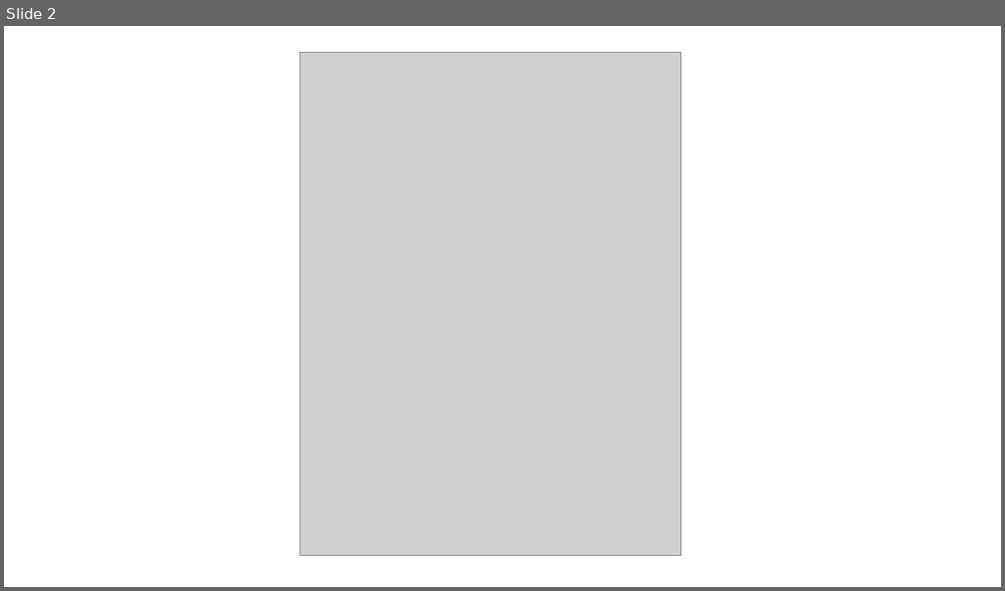
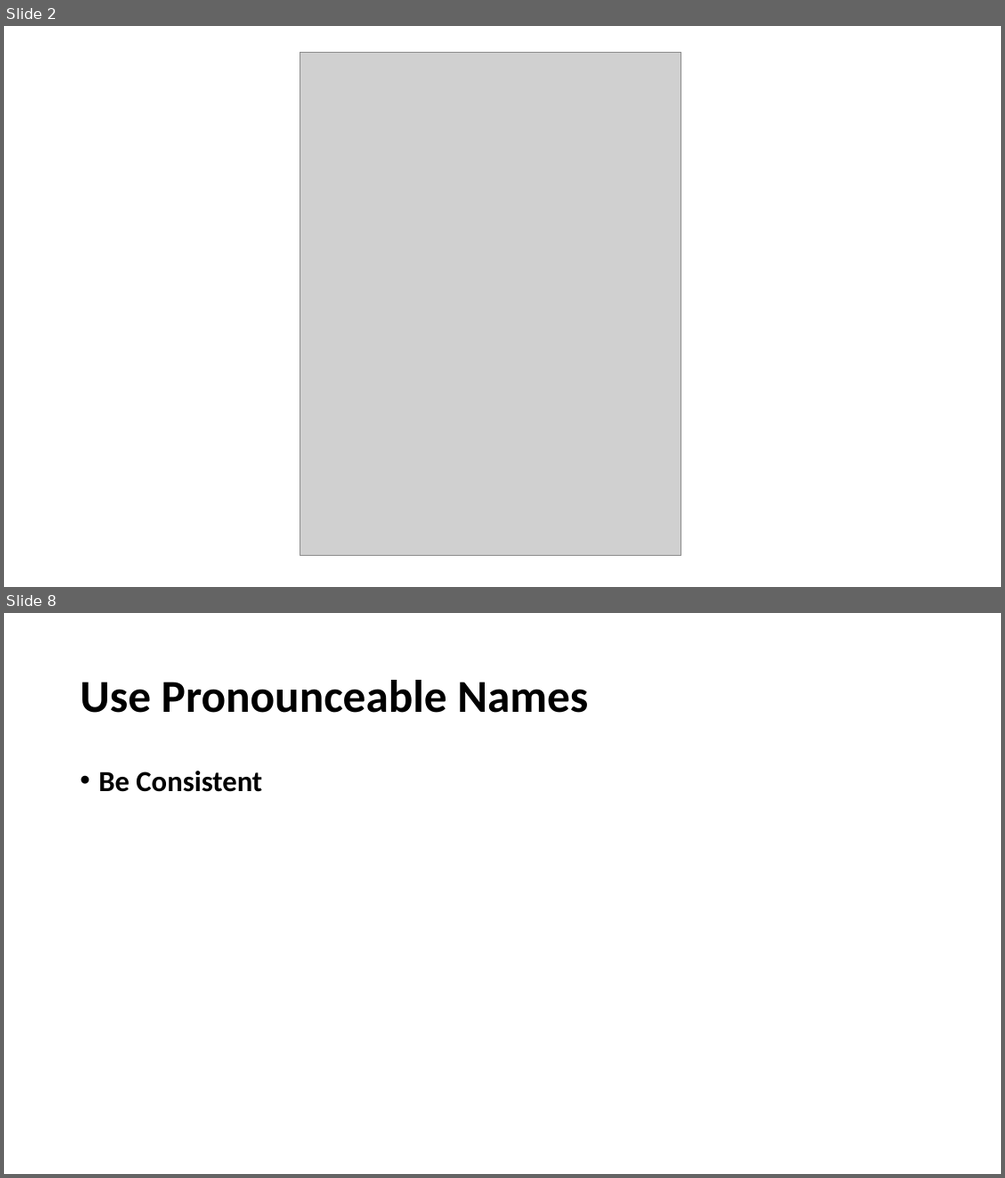
Before and after one commit to sophiefeldmanbright/ScHARR-open-science-workshop, a slide deck: content/resources/2-clean code/Clean-code.pptx. Shown one above the other, each under a label of ours: slide 2 before the commit, slides 2 and 8 after it; the slides between them are not shown. The pictures are 1005x591 and 1005x1178 pixels, drawn with LibreOffice and Linux fonts; fonts in the diff are those of the drawing; grey boxes stand for pictures. Boxes give left, top, right and bottom in pixels: in the first picture for what was removed or moved away, otherwise in the second. Text is boxed around its words. In the diff, an @@ line names an element or a change of style, - is before the commit and + after.

```diff
--- a/content/resources/2-clean code/Clean-code.pptx
+++ b/content/resources/2-clean code/Clean-code.pptx
@@ slide 8 added at <box>4,613,1001,1174</box>, background #FFFFFF @@
@@ title added at <box>80,680,588,713</box>, 44 pt, text #000000, bold @@
+Use Pronounceable Names
@@ text added at <box>98,771,262,792</box>, 28 pt, text #000000, bold @@
+• Be Consistent
```
Also in this commit, not shown: 5 other slides added, 3 slides removed, 19 other files.
